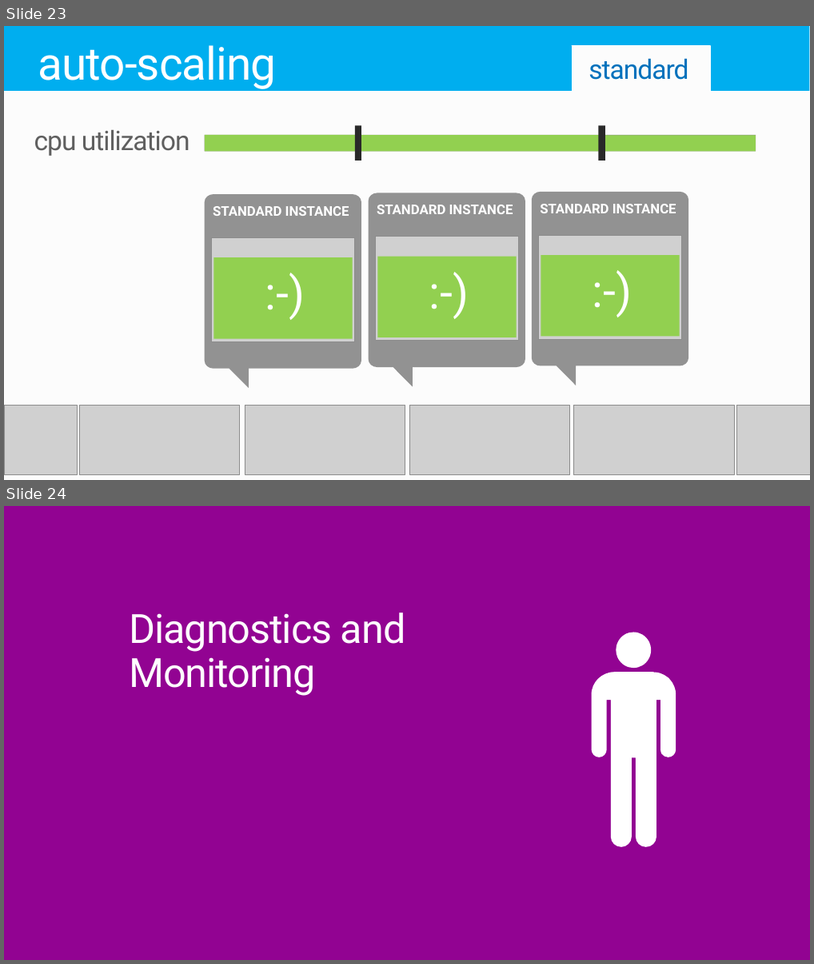
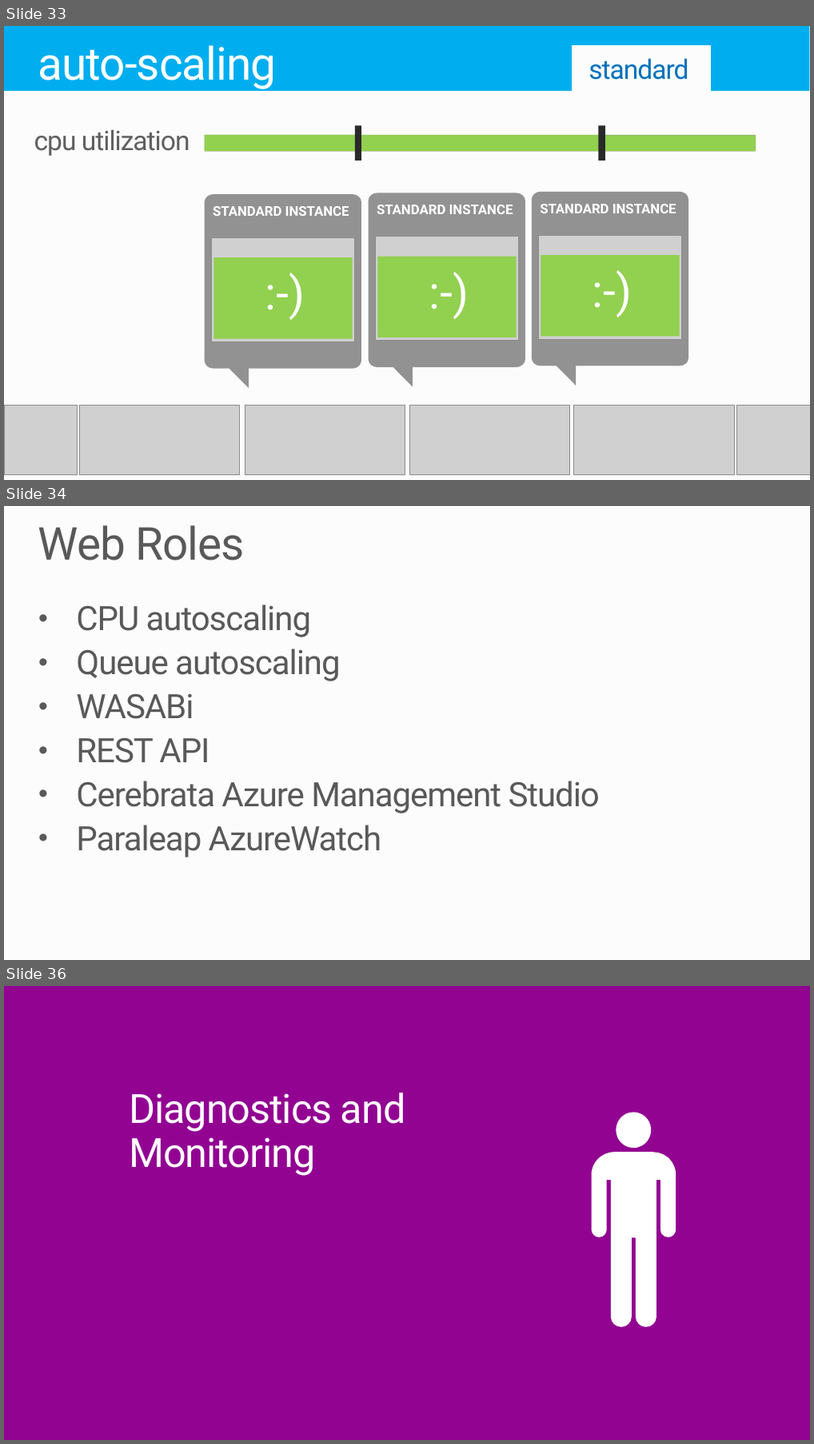
Before and after one commit to robdmoore/AzureWebAppsPresentation, a slide deck: Presentation.pptx. Shown one above the other, each under a label of ours: slides 23 and 24 before the commit, slides 33, 34 and 36 after it; the slides between them are not shown. The pictures are 814x964 and 814x1444 pixels, drawn with LibreOffice and Linux fonts; fonts in the diff are those of the drawing; grey boxes stand for pictures; background and template pictures are left out. Boxes give left, top, right and bottom in pixels: in the first picture for what was removed or moved away, otherwise in the second. Text is boxed around its words. In the diff, an @@ line names an element or a change of style, - is before the commit and + after.

```diff
--- a/Presentation.pptx
+++ b/Presentation.pptx
@@ slide 34 added at box(4, 506, 810, 960), background #FCFCFC @@
@@ title added at box(38, 525, 244, 560), 54 pt, text #595959 @@
+Web Roles
@@ text added at box(76, 604, 600, 857), 40 pt, text #595959 @@
+• CPU autoscaling
+• Queue autoscaling
+• WASABi
+• REST API
+• Cerebrata Azure Management Studio
+• Paraleap AzureWatch
@@ what was slide 23 is now slide 33 @@
@@ what was slide 24 is now slide 36 @@
```
Also in this commit, not shown: 2 slides changed, 17 other slides added, 5 slides removed.
